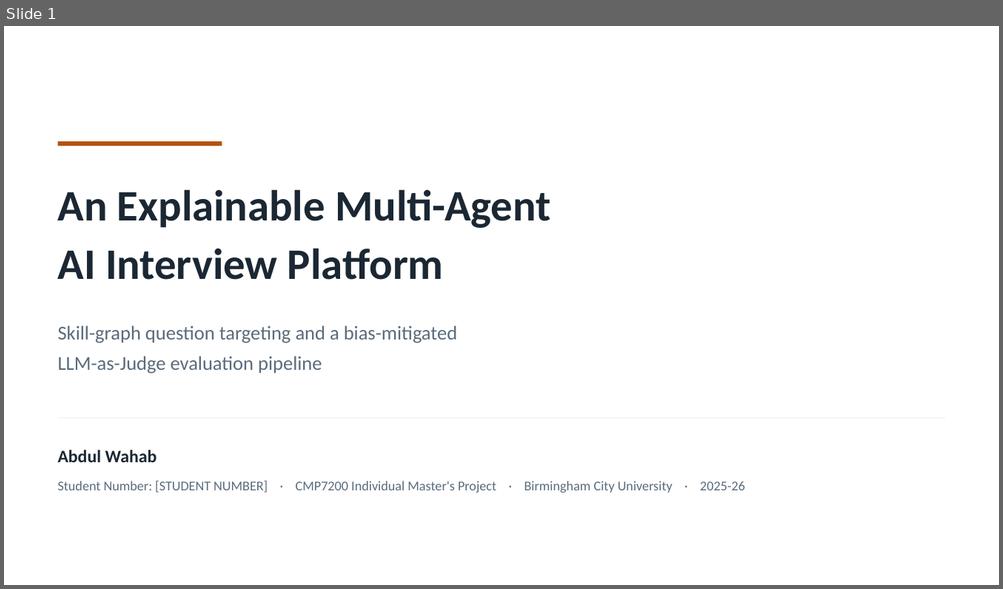
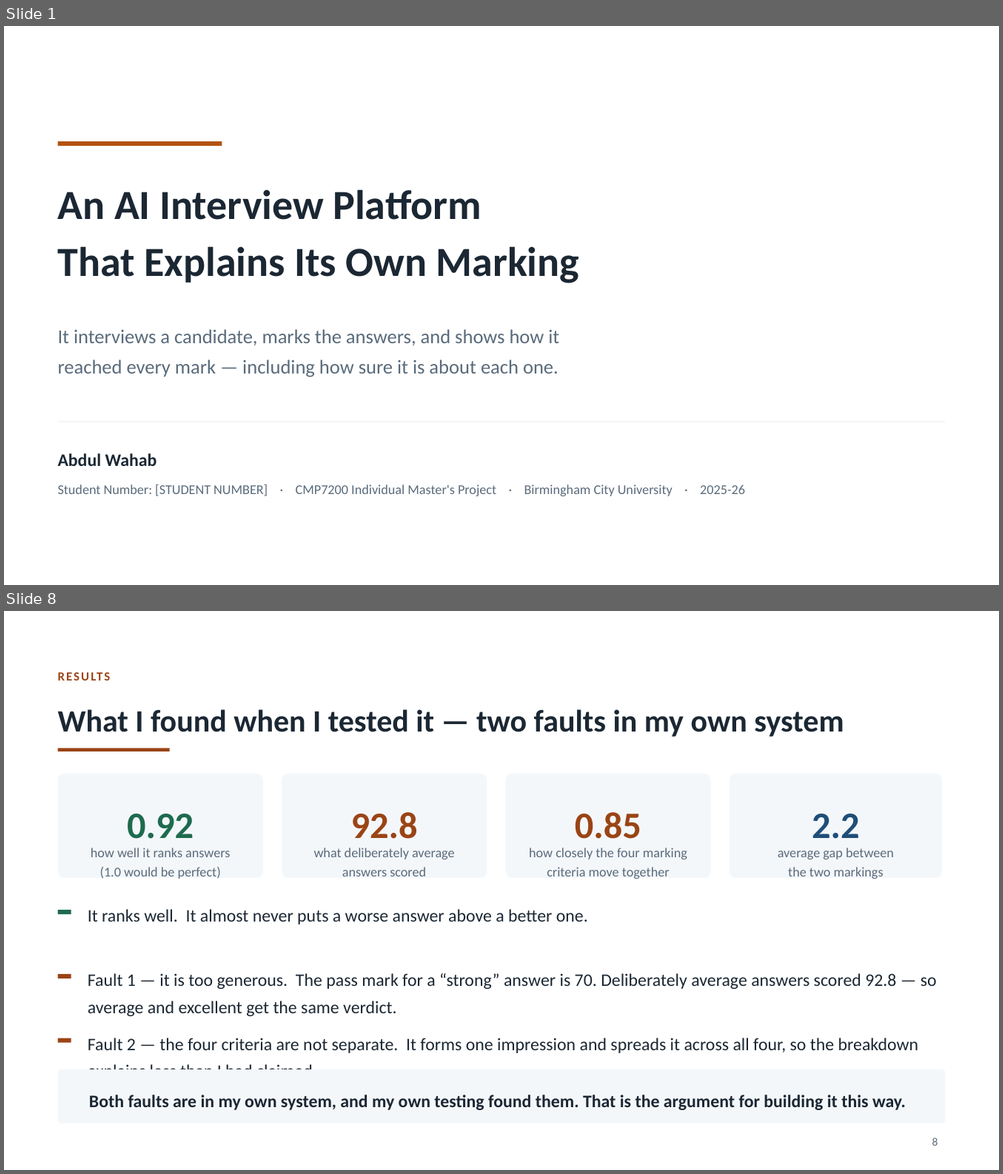
Before and after one commit to syedali254/interview_platform, a slide deck: submission/CMP7200_Viva_Presentation.pptx. Shown one above the other, each under a label of ours: slide 1 before the commit, slides 1 and 8 after it; the slides between them are not shown. The pictures are 1003x589 and 1003x1174 pixels, drawn with LibreOffice and Linux fonts; fonts in the diff are those of the drawing. Boxes give left, top, right and bottom in pixels: in the first picture for what was removed or moved away, otherwise in the second. Text is boxed around its words. In the diff, an @@ line names an element or a change of style, - is before the commit and + after.

```diff
--- a/submission/CMP7200_Viva_Presentation.pptx
+++ b/submission/CMP7200_Viva_Presentation.pptx
@@ slide 8 added at box(4, 611, 999, 1170), background #FFFFFF @@
@@ text added at box(58, 665, 945, 687), 12 pt, text #9A4415, bold @@
+RESULTS
@@ text added at box(58, 709, 843, 737), 30 pt, text #1B2733, bold @@
+What I found when I tested it — two faults in my own system
@@ rectangle added at box(58, 749, 170, 752), fill #9A4415 @@
@@ rounded rectangle added at box(58, 774, 263, 878), fill #F4F7FA @@
@@ rounded rectangle added at box(282, 774, 486, 878), fill #F4F7FA @@
@@ rounded rectangle added at box(506, 774, 711, 878), fill #F4F7FA @@
@@ rounded rectangle added at box(729, 774, 942, 878), fill #F4F7FA @@
@@ text added at box(127, 814, 193, 839), 36 pt, text #1E6B4F, bold @@
+0.92
@@ text added at box(351, 812, 418, 839), 36 pt, text #9A4415, bold @@
+92.8
@@ text added at box(575, 812, 641, 839), 36 pt, text #9A4415, bold @@
+0.85
@@ text added at box(811, 814, 859, 839), 36 pt, text #1F4E79, bold @@
+2.2
@@ text added at box(91, 848, 230, 879), 13 pt, text #5A6B7B @@
+how well it ranks answers
+(1.0 would be perfect)
@@ text added at box(314, 848, 455, 877), 13 pt, text #5A6B7B @@
+what deliberately average
+answers scored
@@ text added at box(529, 848, 687, 879), 13 pt, text #5A6B7B @@
+how closely the four marking
+criteria move together
@@ text added at box(777, 848, 893, 879), 13 pt, text #5A6B7B @@
+average gap between
+the two markings
@@ rectangle added at box(58, 910, 71, 914), fill #1E6B4F @@
@@ text added at box(88, 909, 588, 925), 17 pt, text #1B2733 @@
+It ranks well. It almost never puts a worse answer above a better one.
@@ rectangle added at box(58, 974, 71, 979), fill #9A4415 @@
@@ text added at box(88, 974, 936, 1017), 17 pt, text #1B2733 @@
+Fault 1 — it is too generous. The pass mark for a “strong” answer is 70. Deliberately average answers scored 92.8 — so average and excellent get the same verdict.
@@ rectangle added at box(58, 1039, 71, 1043), fill #9A4415 @@
@@ text added at box(88, 1038, 919, 1070), 17 pt, text #1B2733 @@
+Fault 2 — the four criteria are not separate. It forms one impression and spreads it across all four, so the breakdown explains less than I had claimed.
@@ rounded rectangle added at box(58, 1070, 945, 1124), fill #F4F7FA @@
@@ text added at box(89, 1095, 905, 1111), 17 pt, text #1B2733, bold @@
+Both faults are in my own system, and my own testing found them. That is the argument for building it this way.
@@ text added at box(932, 1138, 938, 1146), 11 pt, text #5A6B7B @@
+8
@@ slide 1 changed as well @@
@@ text at box(58, 190, 580, 284): text changed; size 42 to 40 pt @@
-An Explainable Multi-Agent
-AI Interview Platform
+An AI Interview Platform
+That Explains Its Own Marking
@@ text at box(58, 329, 559, 378): text changed @@
-Skill-graph question targeting and a bias-mitigated
-LLM-as-Judge evaluation pipeline
+It interviews a candidate, marks the answers, and shows how it
+reached every mark — including how sure it is about each one.
@@ text "Abdul Wahab": place and size @@
-text "Abdul Wahab" at box(58, 450, 157, 463)
+text "Abdul Wahab" at box(58, 454, 157, 466)
@@ text "Student Number: [STUDENT NUMBER] · ...": place and size @@
-text "Student Number: [STUDENT NUMBER] · ..." at box(58, 481, 745, 493)
+text "Student Number: [STUDENT NUMBER] · ..." at box(58, 485, 745, 497)
```
Also in this commit, not shown: 4 other slides changed, 4 other slides added, 5 slides removed, 2 other files.
